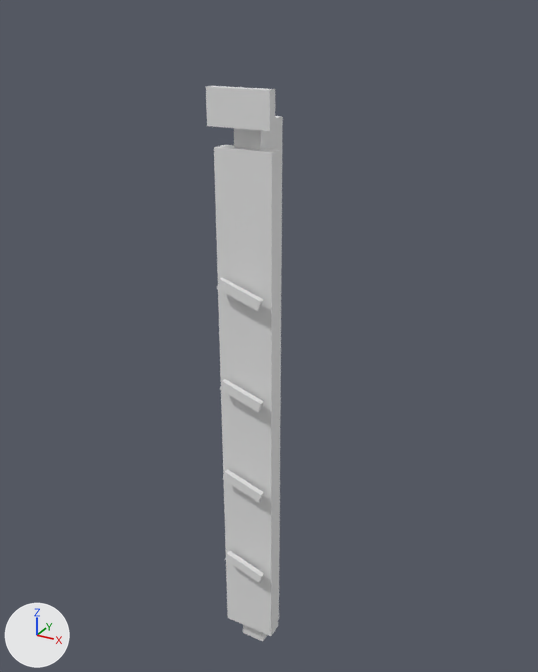
Before and after pictures for a commit that changed the glTF model public/models/ram_4_static.glb.
One viewpoint serves both versions: a camera (50 mm lens) standing at (-1.436, -3.971, 5.015) and looking at (-2.408, -2.204, 4.132). Every picture has the same lights, and +X, +Y and +Z are marked at lower left. The picture after the commit comes second. Vertices at exactly the same position are counted once.

Script lines for the objects in view, before the commit:
```python
ob_componente_ram_4_barra_rgb = bpy.data.objects.new('Componente_RAM_4_barra_RGB', me_cubo_701)
ob_componente_ram_4_barra_rgb.parent = ob_root_ram_ddr5_rgb_4_animable
ob_componente_ram_4_barra_rgb.location = (0.0, -0.085, 0.846)
ob_componente_ram_4_disipador_frontal = bpy.data.objects.new('Componente_RAM_4_disipador_frontal', me_cubo_700)
ob_componente_ram_4_disipador_frontal.parent = ob_root_ram_ddr5_rgb_4_animable
ob_componente_ram_4_disipador_frontal.location = (0.0, -0.055, 0.0)
ob_componente_ram_4_pcb_dimm_133_35mm = bpy.data.objects.new('Componente_RAM_4_PCB_DIMM_133_35mm', me_cubo_699)
ob_componente_ram_4_pcb_dimm_133_35mm.parent = ob_root_ram_ddr5_rgb_4_animable
ob_componente_ram_4_pcb_dimm_133_35mm.location = (0.0, 0.0, 0.0)
ob_componente_ram_4_ranura_diagonal_0 = bpy.data.objects.new('Componente_RAM_4_ranura_diagonal_0', me_cubo_716)
ob_componente_ram_4_ranura_diagonal_0.parent = ob_root_ram_ddr5_rgb_4_animable
ob_componente_ram_4_ranura_diagonal_0.location = (0.0, -0.102, -0.488)
ob_componente_ram_4_ranura_diagonal_0.rotation_euler = (0.0, 0.314, 0.0)  # degrees (0, 18, 0)
ob_componente_ram_4_ranura_diagonal_1 = bpy.data.objects.new('Componente_RAM_4_ranura_diagonal_1', me_cubo_717)
ob_componente_ram_4_ranura_diagonal_1.parent = ob_root_ram_ddr5_rgb_4_animable
ob_componente_ram_4_ranura_diagonal_1.location = (0.0, -0.102, -0.195)
ob_componente_ram_4_ranura_diagonal_1.rotation_euler = (0.0, 0.314, 0.0)  # degrees (0, 18, 0)
ob_componente_ram_4_ranura_diagonal_2 = bpy.data.objects.new('Componente_RAM_4_ranura_diagonal_2', me_cubo_718)
ob_componente_ram_4_ranura_diagonal_2.parent = ob_root_ram_ddr5_rgb_4_animable
ob_componente_ram_4_ranura_diagonal_2.location = (0.0, -0.102, 0.0976)
ob_componente_ram_4_ranura_diagonal_2.rotation_euler = (0.0, 0.314, 0.0)  # degrees (0, 18, 0)
ob_componente_ram_4_ranura_diagonal_3 = bpy.data.objects.new('Componente_RAM_4_ranura_diagonal_3', me_cubo_719)
ob_componente_ram_4_ranura_diagonal_3.parent = ob_root_ram_ddr5_rgb_4_animable
ob_componente_ram_4_ranura_diagonal_3.location = (0.0, -0.102, 0.39)
ob_componente_ram_4_ranura_diagonal_3.rotation_euler = (0.0, 0.314, 0.0)  # degrees (0, 18, 0)
ob_root_ram_ddr5_rgb_4_animable = bpy.data.objects.new('Root_RAM_DDR5_RGB_4_animable', None)
ob_root_ram_ddr5_rgb_4_animable.location = (-2.364, -2.336, 3.958)
```
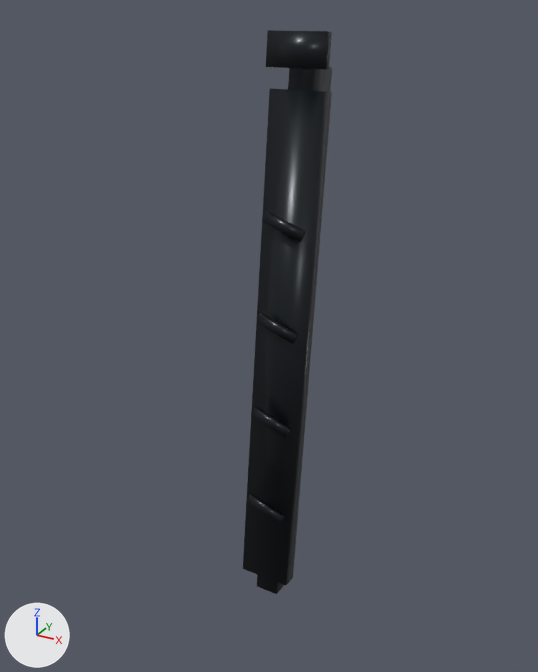
ob_root_ram_ddr5_rgb_4_animable is not drawn itself; it is the parent of ob_componente_ram_4_barra_rgb, ob_componente_ram_4_contacto_0, ob_componente_ram_4_contacto_1, ob_componente_ram_4_contacto_10, ob_componente_ram_4_contacto_11, ob_componente_ram_4_contacto_12, ob_componente_ram_4_contacto_13, ob_componente_ram_4_contacto_2.

Pixel boxes [x1, y1, x2, y2] of what changed, in the pictures (538 x 672 px):
'Componente_RAM_4_disipador_frontal', recoloured, shading changed, moved, turned
    before: [214, 145, 281, 636]
    after: [243, 88, 332, 585]
'Componente_RAM_4_barra_RGB', recoloured, shading changed, moved, turned
    before: [206, 86, 275, 131]
    after: [266, 30, 332, 70]
'Componente_RAM_4_PCB_DIMM_133_35mm', recoloured, moved, turned
    before: [234, 116, 283, 641]
    after: [257, 67, 332, 594]
'Componente_RAM_4_ranura_diagonal_3', recoloured, moved, turned
    before: [217, 277, 263, 311]
    after: [262, 212, 306, 242]
'Componente_RAM_4_ranura_diagonal_2', recoloured, moved, turned
    before: [220, 379, 263, 412]
    after: [256, 313, 298, 344]
'Componente_RAM_4_ranura_diagonal_1', recoloured, moved, turned
    before: [223, 469, 264, 502]
    after: [251, 407, 291, 438]
'Componente_RAM_4_ranura_diagonal_0', recoloured, moved, turned
    before: [225, 551, 264, 583]
    after: [246, 493, 284, 525]

The change in detail:
Material 'PRO_ram_anodized_graphite' (mat_pro_ram_anodized_graphite) is new.
Its base color is (0.012, 0.016, 0.02) (black #1d2227).
Its metallic is 0.5.
Its roughness is 0.3.
me_cubo_701 has 8 vertices, 12 faces and spans x -0.086..0.086, y -0.013..0.013, z -0.045..0.045.
me_cubo_701 is used by ob_componente_ram_4_barra_rgb; parent ob_root_ram_ddr5_rgb_4_animable; location (0.0, -0.085, 0.846).
me_cubo_701 no longer uses material mat_ram_rgb_magenta (white #e7e7e7).
me_cubo_701 part 1: all faces are now shaded smooth (12 of 12 changed).
me_cubo_701 gains material mat_pro_ram_anodized_graphite (black #1d2227).
me_cubo_700 has 8 vertices, 12 faces and spans x -0.08..0.08, y -0.024..0.024, z -0.748..0.748.
me_cubo_700 is used by ob_componente_ram_4_disipador_frontal; parent ob_root_ram_ddr5_rgb_4_animable; location (0.0, -0.055, 0.0).
me_cubo_700 no longer uses material mat_ram_disipador_negro_anodizado (white #e7e7e7).
me_cubo_700 part 2: all faces are now shaded smooth (12 of 12 changed).
me_cubo_700 gains material mat_pro_ram_anodized_graphite (black #1d2227).
me_cubo_699 has 8 vertices, 12 faces and spans x -0.04..0.04, y -0.05..0.05, z -0.81..0.81.
me_cubo_699 no longer uses material mat_ram_disipador_negro_anodizado (white #e7e7e7).
me_cubo_699 gains material mat_pro_ram_anodized_graphite (black #1d2227).
me_cubo_716 has 8 vertices, 12 faces and spans x -0.0632..0.0632, y -0.0075..0.0075, z -0.0146..0.0146.
me_cubo_716 no longer uses material mat_detalle_morado_cyber (white #e7e7e7).
me_cubo_716 gains material mat_pro_ram_anodized_graphite (black #1d2227).
me_cubo_717 has 8 vertices, 12 faces and spans x -0.0632..0.0632, y -0.0075..0.0075, z -0.0146..0.0146.
me_cubo_717 no longer uses material mat_detalle_morado_cyber (white #e7e7e7).
me_cubo_717 gains material mat_pro_ram_anodized_graphite (black #1d2227).
me_cubo_718 has 8 vertices, 12 faces and spans x -0.0632..0.0632, y -0.0075..0.0075, z -0.0146..0.0146.
me_cubo_718 no longer uses material mat_detalle_morado_cyber (white #e7e7e7).
me_cubo_718 gains material mat_pro_ram_anodized_graphite (black #1d2227).
me_cubo_719 has 8 vertices, 12 faces and spans x -0.0632..0.0632, y -0.0075..0.0075, z -0.0146..0.0146.
me_cubo_719 no longer uses material mat_detalle_morado_cyber (white #e7e7e7).
me_cubo_719 gains material mat_pro_ram_anodized_graphite (black #1d2227).
Object 'Root_RAM_DDR5_RGB_4_animable' (ob_root_ram_ddr5_rgb_4_animable) moves from (-2.364, -2.336, 3.958) to (-2.364, -2.146, 4.068).
Object 'Root_RAM_DDR5_RGB_4_animable' (ob_root_ram_ddr5_rgb_4_animable) turns from (0, 0, 0) to (-7, 0, 0) degrees about x, y and z.
